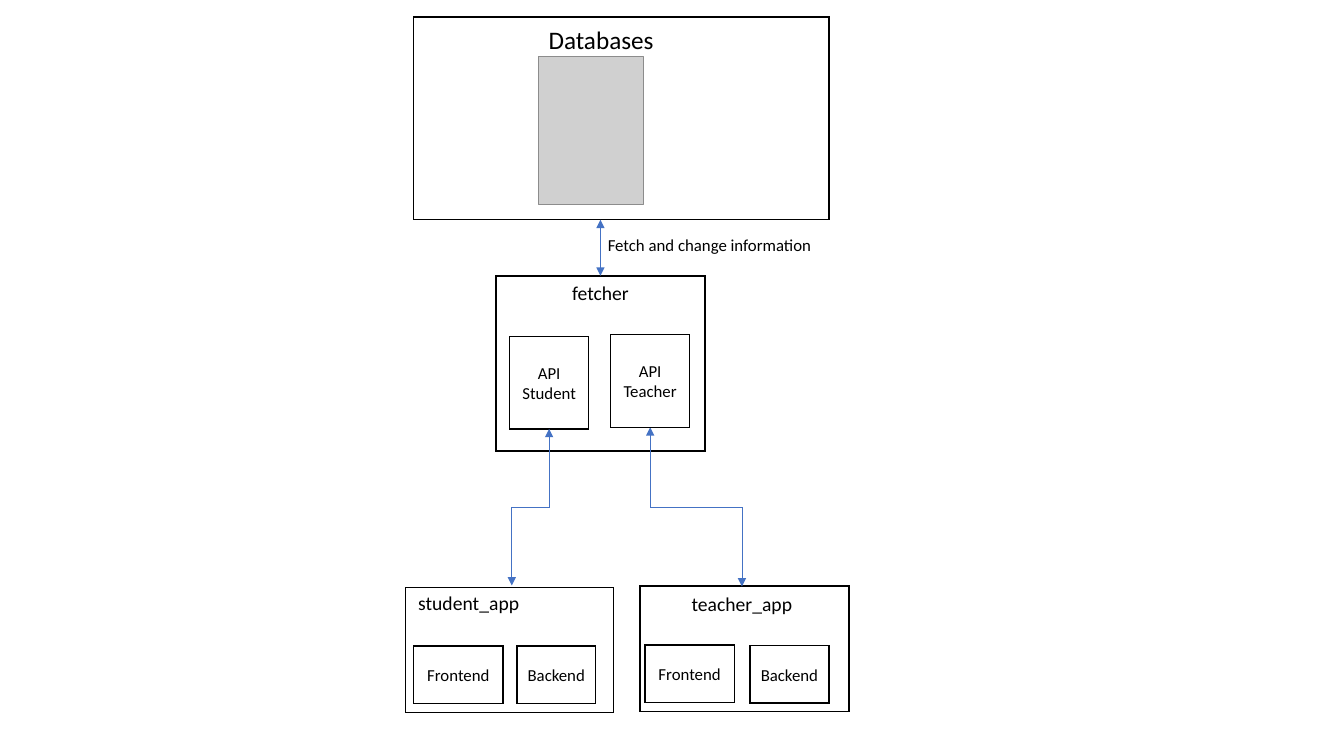
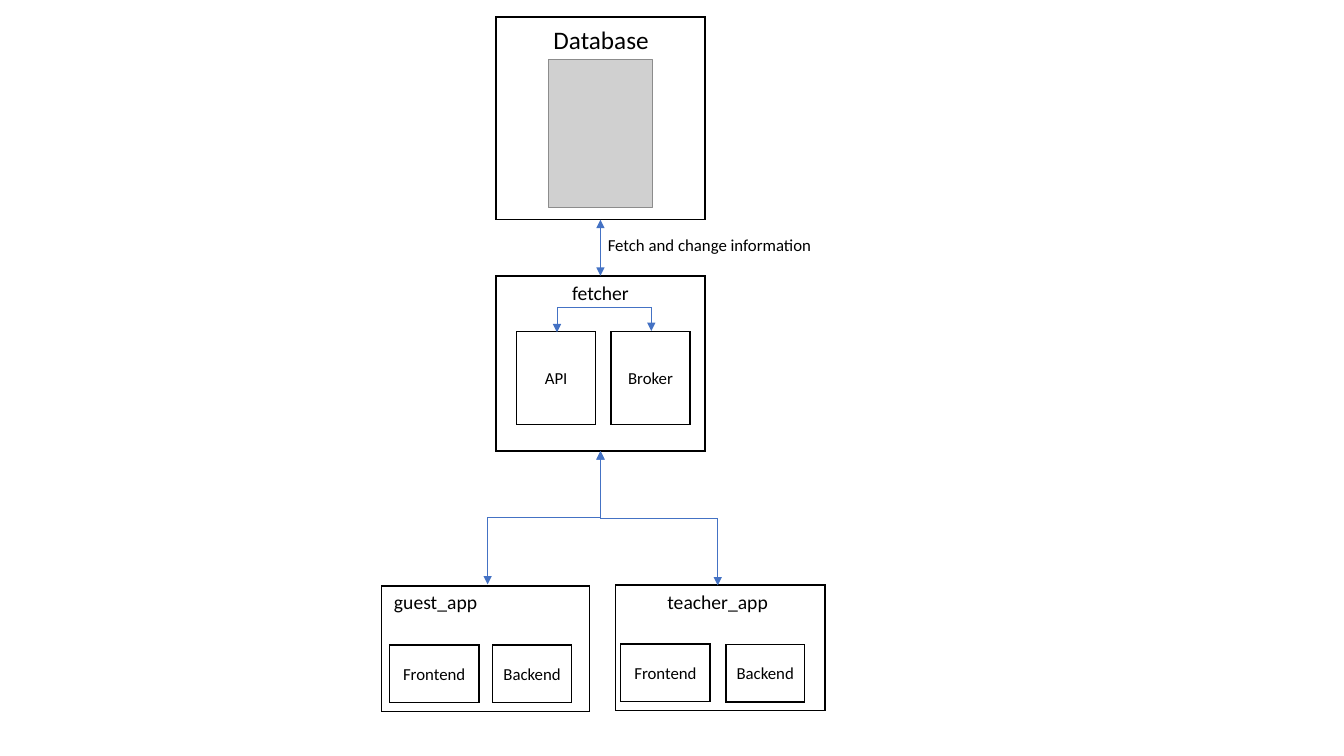
Before and after one commit to Afonso-Boto/DPUC, a slide deck: slide 1 of Reports/architecture-diagram.pptx. Drawn at 1344x756 pixels with LibreOffice and Linux fonts; fonts in the diff are those of the drawing; grey boxes stand for pictures. Boxes give left, top, right and bottom in pixels: in the first picture for what was removed or moved away, otherwise in the second. Text is boxed around its words. In the diff, an @@ line names an element or a change of style, - is before the commit and + after.

Commit message:
database diagram

```diff
--- a/Reports/architecture-diagram.pptx
+++ b/Reports/architecture-diagram.pptx
@@ rectangle: place and size @@
-rectangle at <box>413,17,829,220</box>
+rectangle at <box>496,17,706,220</box>
@@ picture: place and size @@
-picture at <box>539,56,644,205</box>
+picture at <box>548,59,653,208</box>
@@ text at <box>553,31,648,50</box>: text changed @@
-Databases
+Database
@@ elbow double arrow added from (557, 333) to (651, 331), #4472C4 0.5 pt @@
@@ rectangle removed at <box>510,337,589,430</box> @@
-API Student
@@ rectangle "API": place and size @@
-rectangle "API" at <box>611,335,690,427</box>
+rectangle "API" at <box>517,332,596,424</box>
@@ rectangle added at <box>611,332,690,424</box>, fill #FFFFFF, outline #000000 1 pt, 12 pt, text #000000 @@
+Broker
@@ text in rectangle at <box>545,373,568,384</box>: text changed @@
-API Teacher
+API
@@ elbow double arrow moved from (512, 586) - (549, 430) to (488, 585) - (601, 452) @@
@@ elbow double arrow moved from (742, 587) - (650, 427) to (718, 586) - (601, 452) @@
@@ 6 rectangles, 1 text: place and size @@
-6 rectangles, 1 text at <box>405,586,850,714</box>
+6 rectangles, 1 text at <box>381,585,826,712</box>
@@ text at <box>394,596,477,613</box>: text changed @@
-student_app
+guest_app
```
Also in this commit, not shown: 4 other files.
